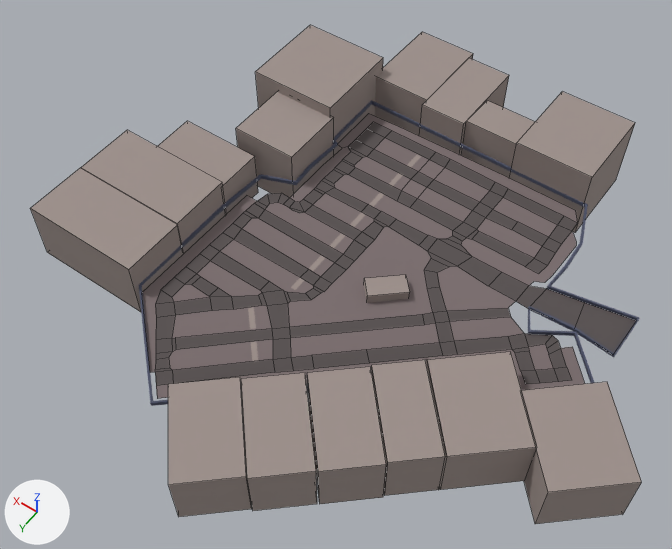
A saved change to the Blender file Assets/Scenes/Levels/Level001/level.blend.
Rendered twice from a 50 mm camera at (-126.0, 193.0, 265.0) aimed at (-5.0, 23.0, -2.0). The lights are fixed; the arrows at lower left show +X, +Y and +Z. The picture after the commit comes second. Mesh edges are drawn as thin lines on the coarser meshes.

In view in the first picture: 'Road', 'building01', 'building05', 'building06', 'building08', 'building09', 'building10', 'building11', 'building12', 'building13', 'building14', 'building15' and 15 more.
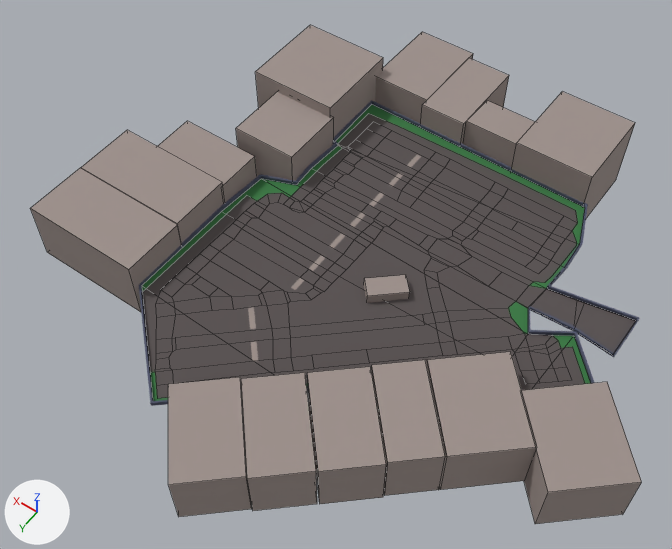
Pixel boxes [x1, y1, x2, y2] of what changed, in the pictures (672 x 549 px):
'Floor', shown
    after: [142, 105, 590, 401]
part 2 of me_plane_001, reshaped
    both: [529, 344, 554, 370]
part 3 of me_plane_001, surface changed (darker)
    both: [142, 113, 585, 398]

The change, as a list of edits to the scene's bpy script:
```text
Change me_plane:
    where me_plane.from_pydata(...)  # 24 vertices, 12 faces; spans x -104.0..48.0, y -58.0..102.0, z 0.0
    used by ob_floor; location = (0.0, 0.0, 0.0)
    me_plane part 1: texture (UV) coordinates of 12 of 12 faces, centred in x -93.0..12.0, y -46.0..80.0, z 0.0, changed; they spanned u 0.14..0.14, v 0.5..0.5 and now span u 0.3..0.3, v 0.55..0.55
Change me_plane_001:
    used by ob_road; location = (-77.3, -9.1, 0.0)
    verts and faces of me_plane_001; kept vertices keep their numbers, new ones are numbered from 254
    before: 215 (1.0, 21.0, 0.0) at pixel (528, 346), 217 (-4.0, 16.0, 0.0) at pixel (545, 343), 219 (-10.0, 24.0, 0.0) at pixel (553, 368), 221 (-5.0, 18.0, 0.0) at pixel (546, 348), 224 (-6.0, 28.0, 0.0) at pixel (535, 370)
    before: 229 (0.0, 22.0, 0.0) at pixel (529, 350), 237 (-6.0, 19.0, 0.0) at pixel (548, 354)
    remove me_plane_001.from_pydata(...)  # 254 vertices, 159 faces; spans x -25.0..123.0, y -45.0..109.0, z 0.0
    add me_plane_001.from_pydata(...)  # 254 vertices, 161 faces; spans x -25.0..123.0, y -45.0..109.0, z 0.0
    me_plane_001 part 2
    add delete_faces([(215, 229, 224, 219, 237, 221, 217)])
    add faces += [(215, 229, 221, 217), (219, 237, 229, 224), (221, 229, 237)]
    me_plane_001 part 3: 26 kept faces spanning x -24.0..123.0, y -45.0..109.0, z 0.0 get new texture (UV) coordinates
Change ob_floor:
    remove ob_floor.hide_set(True)
```
